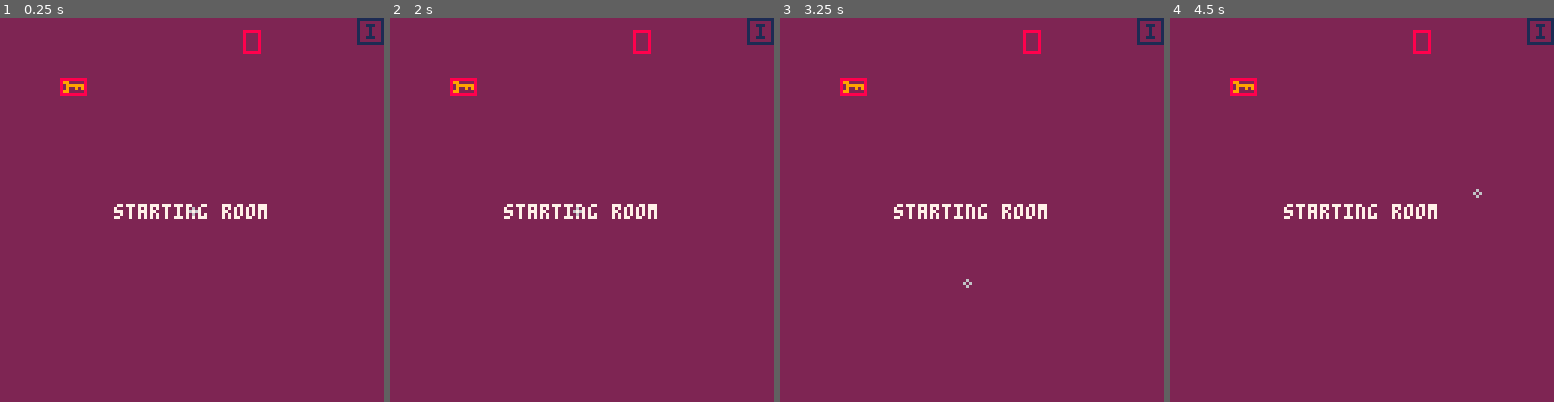
Above: before the commit, frames 1-4 (left to right).
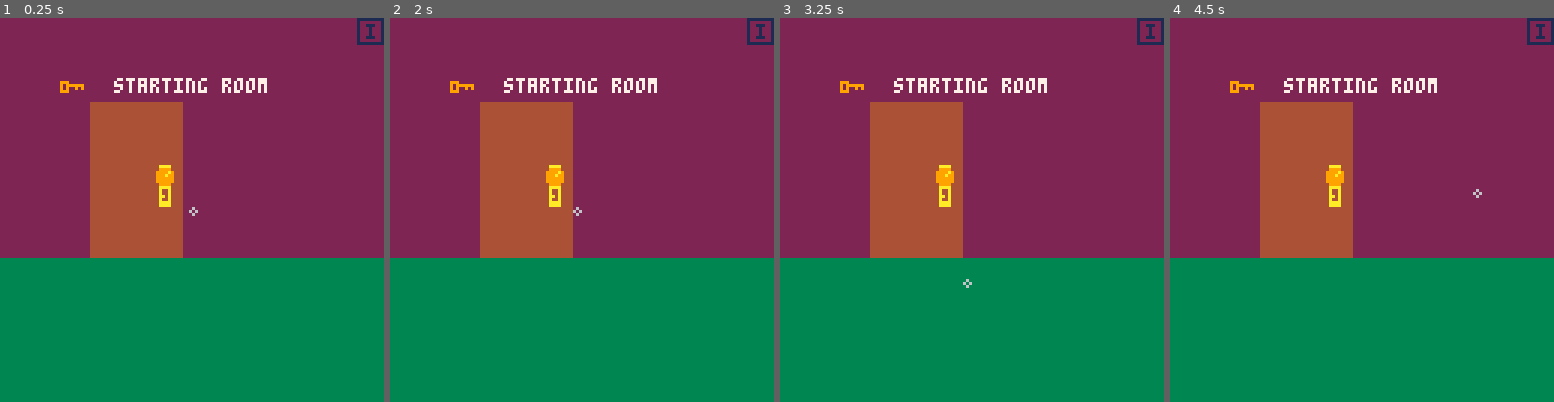
Above: after the commit, the same moments.

Repository: LuosRestil/pico8
Game: PICO-8 cartridge room/room.p8
The game is run twice, just before and just after one commit, with the same random seed, the same clock (stepped at 60 frames per second) and the same inputs.
Inputs:
- Up to frame 1 (0.25 s): no input
- Up to frame 2 (2 s): tap O (Z key) at 0.33, 0.7, 1.43 s; tap X (X key) at 1.07 s; hold Left from 1.97 s (still down)
- Up to frame 3 (3.25 s): tap X (X key) every 0.33 s from 2.07 to 3.07 s; tap O (Z key) at 2.22, 3.1 s; release Left at 2.37 s; hold Down 2.42-2.82 s; hold Right from 2.87 s (still down)
- Up to frame 4 (4.5 s): tap X (X key) every 0.33 s from 3.4 to 4.4 s; release Right at 3.53 s; hold Up 3.58-4.08 s; tap O (Z key) at 3.98 s; hold Right from 4.13 s (still down)

The runs differ from the first frame. In frame 1, 49% of the frame differs, in the area x 0-100%, y 3-100%; in frame 2, 49%; in frame 3, 49%; in frame 4, 49%.

Commit message:
room basic item interactions

Diff:
--- a/room/room.p8
+++ b/room/room.p8
@@ -21,7 +21,7 @@
 local nav_b
 --debug stuff
 dbg="" --debug message
-draw_hitboxes=true
+draw_hitboxes=false
 
 function _init()
 	scenes=init_scenes()
@@ -294,6 +294,31 @@
 				end
 			},
 			{
+				name="lock",
+				x=52,y=48,
+				w=6,h=17,
+				sp=5,
+				desc=[[the door is locked]],
+				draw=function(self)
+					spr(
+						self.sp,
+						self.x,self.y+1,
+						1,2)
+				end,
+				activate=function(self)
+					if active_item~=nil then
+						if active_item.name=="key" then
+							msg="you unlock the door!"
+						else
+							msg=[[you can't unlock a door
+with a ]]..active_item.name
+						end
+					else
+						msg="the door is locked!"
+					end
+				end
+			},
+			{
 				name="boogie",
 				x=81,y=4,
 				w=5,h=7,
@@ -307,9 +332,15 @@
 		},
 		draw_bg=function()
 			cls(clrs.purple)
+			--floor
+			rectfill(
+				0,80,128,128,clrs.green)
+			--door
+			rectfill(
+				30,28,60,79,clrs.brown)
 			local p="starting room"
 			local pw=txt_w(p)
-			print(p,64-pw/2,62,clrs.white)
+			print(p,64-pw/2,20,clrs.white)
 		end
 	}
 end
@@ -564,7 +595,7 @@
 			sp=1,
 		},
 		{
-			name="tea",
+			name="cup of tea",
 			desc=[[smells of bitter
 almonds.]],
 			sp=2,
Not shown, changed: 23 lines of the sprite sheet (__gfx__) section of room/room.p8
